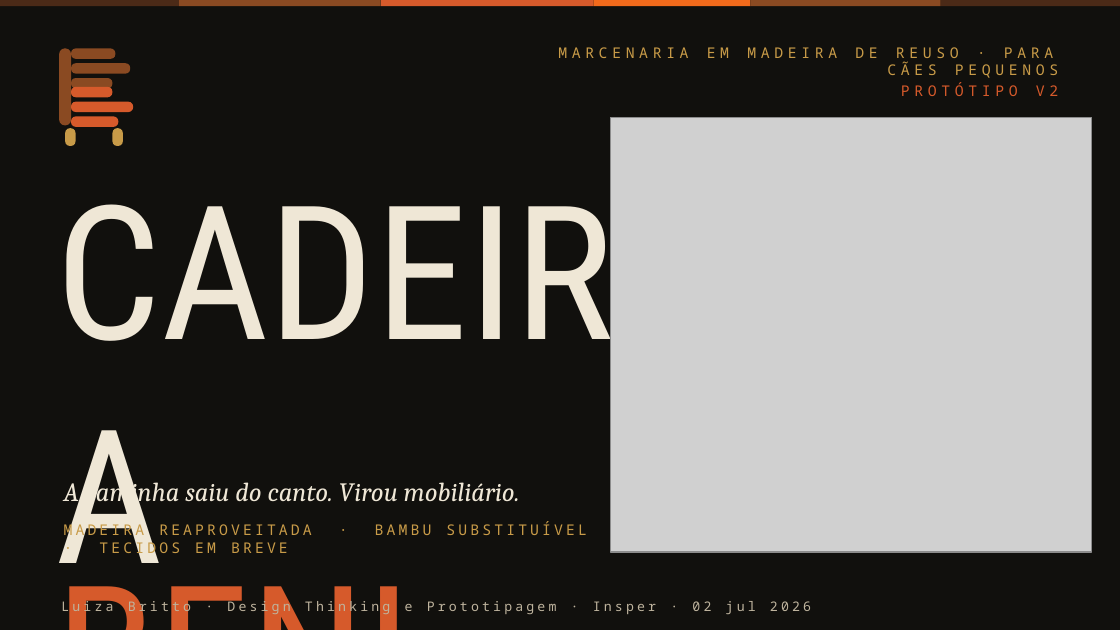
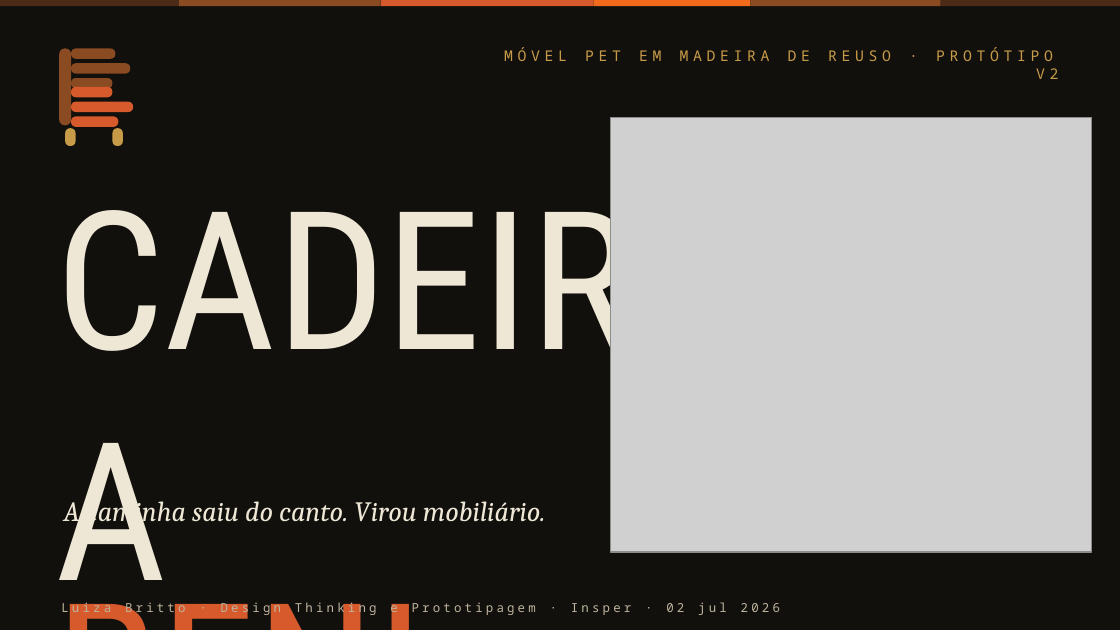
Before and after one commit to lubritto-hub/clipping, a slide deck: slide 1 of entrega/CadeiraBeni_pitch.pptx. Drawn at 1120x630 pixels with LibreOffice and Linux fonts; fonts in the diff are those of the drawing; grey boxes stand for pictures. Boxes give left, top, right and bottom in pixels: in the first picture for what was removed or moved away, otherwise in the second. Text is boxed around its words. In the diff, an @@ line names an element or a change of style, - is before the commit and + after.

```diff
--- a/entrega/CadeiraBeni_pitch.pptx
+++ b/entrega/CadeiraBeni_pitch.pptx
@@ text at (504,48,1058,79): text changed @@
-MARCENARIA EM MADEIRA DE REUSO · PARA CÃES PEQUENOS
+MÓVEL PET EM MADEIRA DE REUSO · PROTÓTIPO V2
@@ text removed at (901,82,1058,96) @@
-PROTÓTIPO V2
@@ text "CADEIRA BENI" at (45,151,650,498): size 120 to 124 pt; line spacing 100pt to 103pt @@
@@ text "A caminha saiu do canto. ...": place and size @@
-text "A caminha saiu do canto. ..." at (64,476,520,506)
+text "A caminha saiu do canto. ..." at (64,496,546,528)
@@ text "A caminha saiu do canto. ..." at (64,496,546,528): size 17 to 18 pt @@
@@ text removed at (64,522,311,558) @@
-MADEIRA REAPROVEITADA · BAMBU SUBSTITUÍVEL · TECIDOS EM BREVE
@@ text "Luiza Britto · Design Thinking ..." at (61,600,780,616): size 8.5 to 8 pt @@
```
Also in this commit, not shown: 12 other slides changed, 2 other files.
